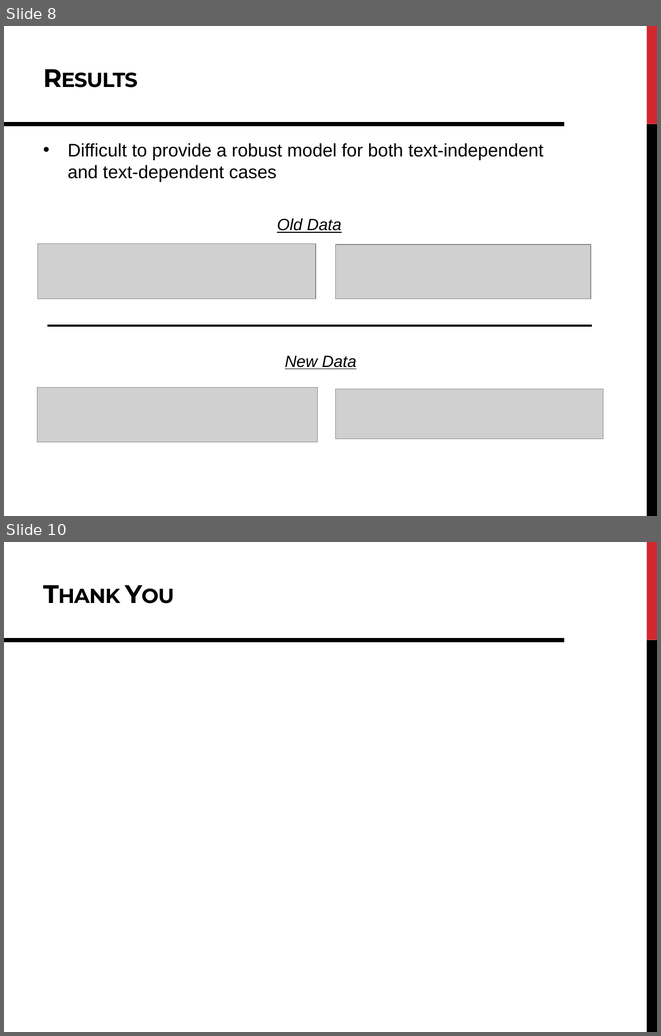
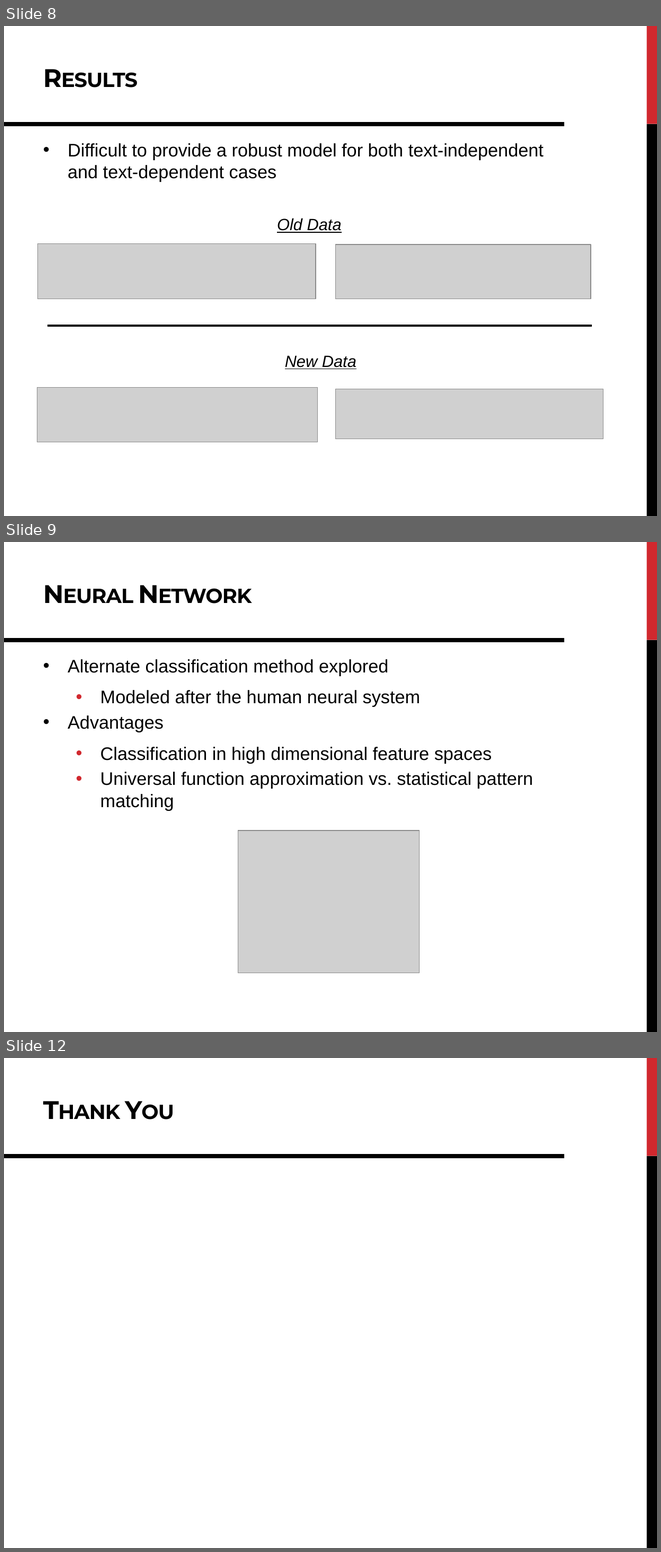
Before and after one commit to DavidRosenwasser/EE_M214A, a slide deck: Report/M214A Project Presentation.pptx. Shown one above the other, each under a label of ours: slides 8 and 10 before the commit, slides 8, 9 and 12 after it; the slides between them are not shown. The pictures are 661x1036 and 661x1552 pixels, drawn with LibreOffice and Linux fonts; fonts in the diff are those of the drawing; grey boxes stand for pictures. Boxes give left, top, right and bottom in pixels: in the first picture for what was removed or moved away, otherwise in the second. Text is boxed around its words. In the diff, an @@ line names an element or a change of style, - is before the commit and + after.

```diff
--- a/Report/M214A Project Presentation.pptx
+++ b/Report/M214A Project Presentation.pptx
@@ slide 9 added at box(4, 542, 657, 1032), background #FFFFFF; not listed: 2 template elements that a slide beside it also shows @@
@@ line added from (4, 640) to (564, 640), #000000 4.5 pt @@
@@ text added at box(68, 659, 533, 810), 20 pt, text #000000 @@
+• Alternate classification method explored
+  • Modeled after the human neural system
+• Advantages
+  • Classification in high dimensional feature spaces
+  • Universal function approximation vs. statistical pattern matching
@@ title added at box(307, 690, 358, 704), 28 pt, text #000000, bold, small capitals @@
+Neural Network
@@ picture added at box(238, 831, 418, 973) @@
@@ what was slide 10 is now slide 12 @@
```
Also in this commit, not shown: 2 other slides added, 1 slide removed.
